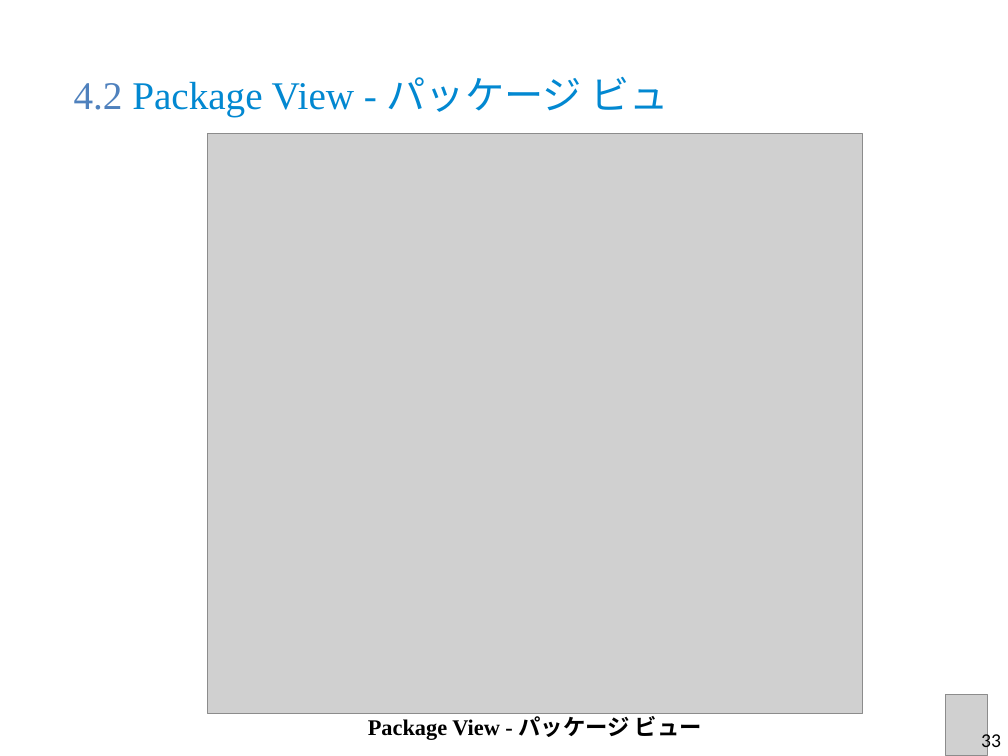
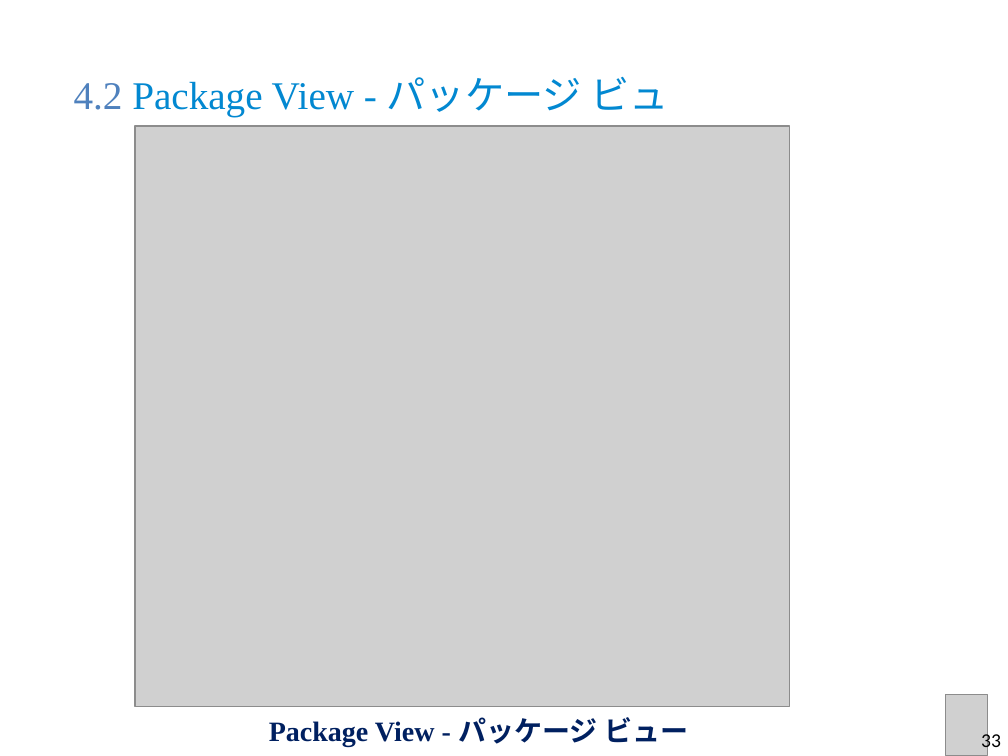
Before and after one commit to sangnvus/2015FALLJS01, a slide deck: slide 40 of WIP/Documents/Report 6/DDL_Slide_v1.1.pptx (slide 39 before the commit). Drawn at 1008x756 pixels with LibreOffice and Linux fonts; fonts in the diff are those of the drawing; grey boxes stand for pictures; background and template pictures are left out. Boxes give left, top, right and bottom in pixels: in the first picture for what was removed or moved away, otherwise in the second. Text is boxed around its words. In the diff, an @@ line names an element or a change of style, - is before the commit and + after.

```diff
--- a/WIP/Documents/Report 6/DDL_Slide_v1.1.pptx
+++ b/WIP/Documents/Report 6/DDL_Slide_v1.1.pptx
@@ picture: place and size @@
-picture at <box>208,134,862,715</box>
+picture at <box>135,126,789,707</box>
@@ text "Package View - パッケージ ビュー": place and size @@
-text "Package View - パッケージ ビュー" at <box>368,713,702,740</box>
+text "Package View - パッケージ ビュー" at <box>269,717,688,746</box>
@@ text "Package View - パッケージ ビュー" at <box>269,717,688,746</box>: size 16 to 20 pt, text colour #000000 to #002060; font Noto Sans CJK SC to Times New Roman in "パッケージ ビュー" @@
```
Also in this commit, not shown: 30 other slides changed, 1 slide added.
